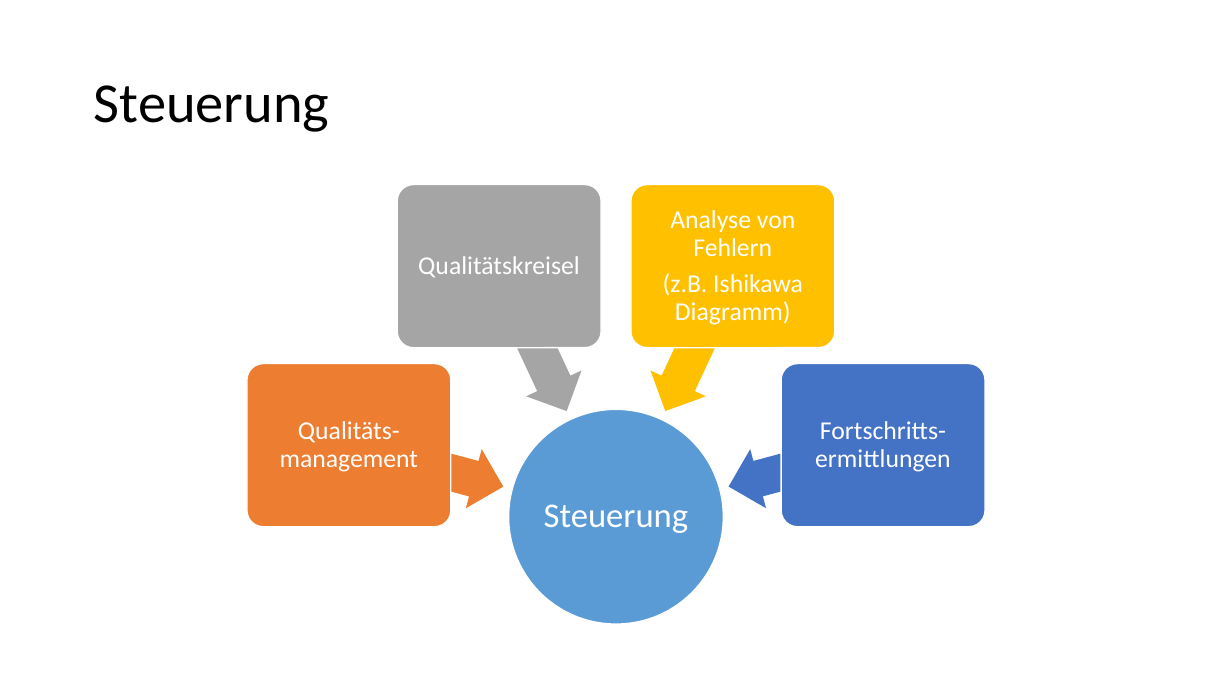
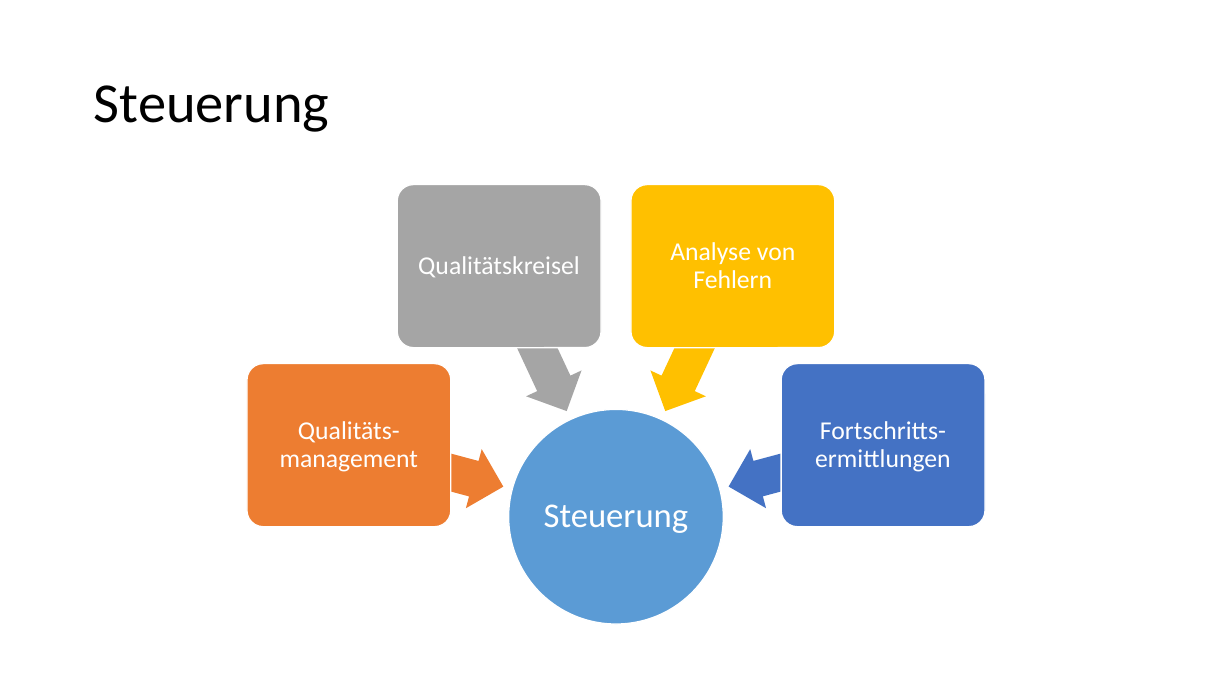
Before and after one commit to Masterarth/PM, a slide deck: slide 11 of documents/projectmanagement/Praesentationen/Vorstellung_Zwischenpräsentation - Timo.pptx. Drawn at 1232x693 pixels with LibreOffice and Linux fonts; fonts in the diff are those of the drawing. Boxes give left, top, right and bottom in pixels: in the first picture for what was removed or moved away, otherwise in the second. Text is boxed around its words. In the diff, an @@ line names an element or a change of style, - is before the commit and + after.

```diff
--- a/documents/projectmanagement/Praesentationen/Vorstellung_Zwischenpräsentation - Timo.pptx
+++ b/documents/projectmanagement/Praesentationen/Vorstellung_Zwischenpräsentation - Timo.pptx
@@ text at (x1=663, y1=273, x2=803, y2=325): paragraph removed @@
-(z.B. Ishikawa Diagramm)
```
Also in this commit, not shown: 2 slides added.
